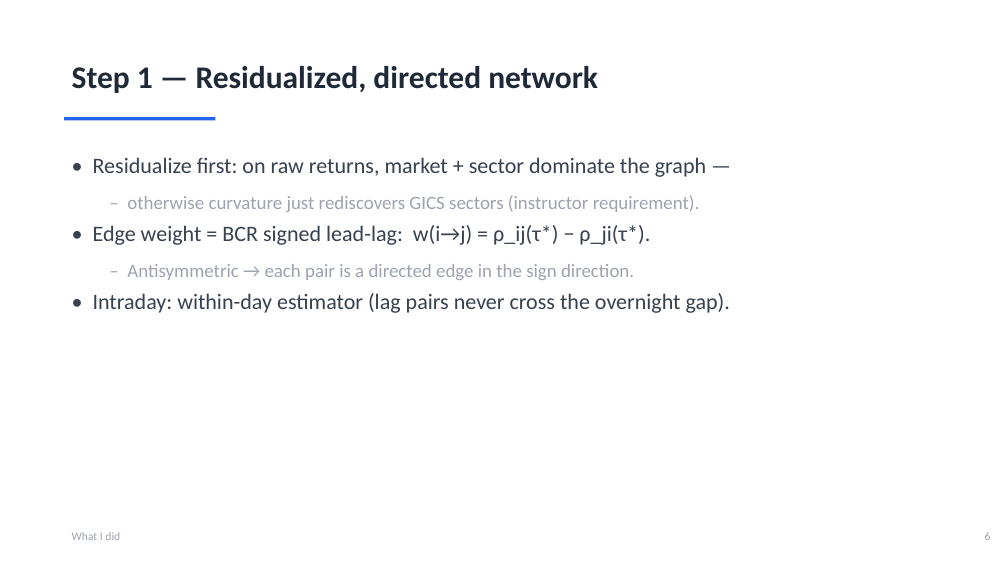
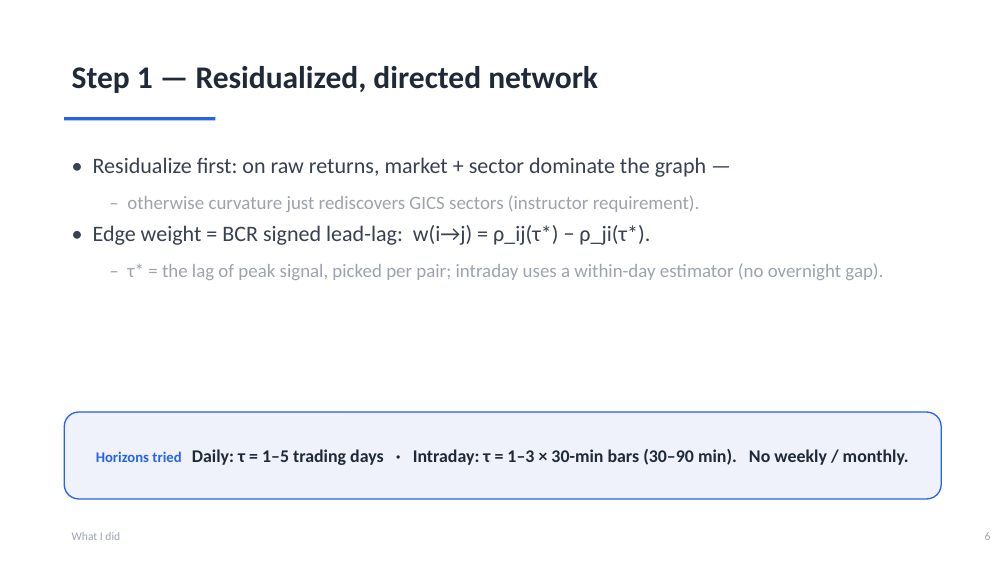
Before and after one commit to ivan-sit/Curvature-Lead-Lag-Model, a slide deck: slide 7 of slides/Ricci_Curvature_LeadLag.pptx. Drawn at 1008x567 pixels with LibreOffice and Linux fonts; fonts in the diff are those of the drawing. Boxes give left, top, right and bottom in pixels: in the first picture for what was removed or moved away, otherwise in the second. Text is boxed around its words. In the diff, an @@ line names an element or a change of style, - is before the commit and + after.

```diff
--- a/slides/Ricci_Curvature_LeadLag.pptx
+++ b/slides/Ricci_Curvature_LeadLag.pptx
@@ text at <box>127,263,883,280</box>: text changed; size 21 to 18 pt; text colour #374151 to #9CA3AF @@
-  – Antisymmetric → each pair is a directed edge in the sign direction.
-• Intraday: within-day estimator (lag pairs never cross the overnight gap).
+  – τ* = the lag of peak signal, picked per pair; intraday uses a within-day estimator (no overnight gap).
@@ rounded rectangle added at <box>64,412,941,499</box>, fill #EFF2FB, outline #2563EB 1.25 pt, 17 pt, text #1F2937, bold @@
+Horizons tried Daily: τ = 1–5 trading days · Intraday: τ = 1–3 × 30-min bars (30–90 min). No weekly / monthly.
```
Also in this commit, not shown: 1 other slide changed, 2 other files.
